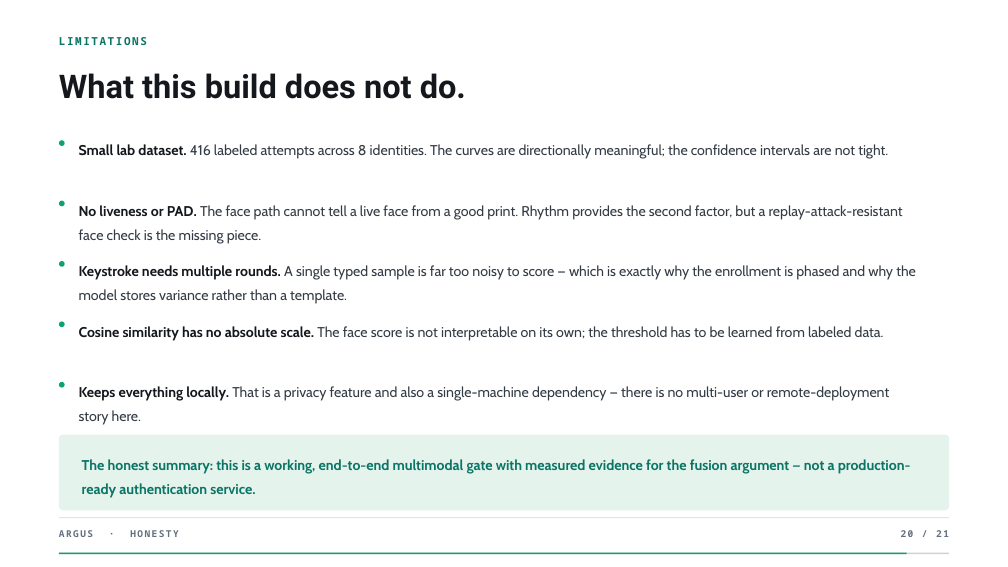
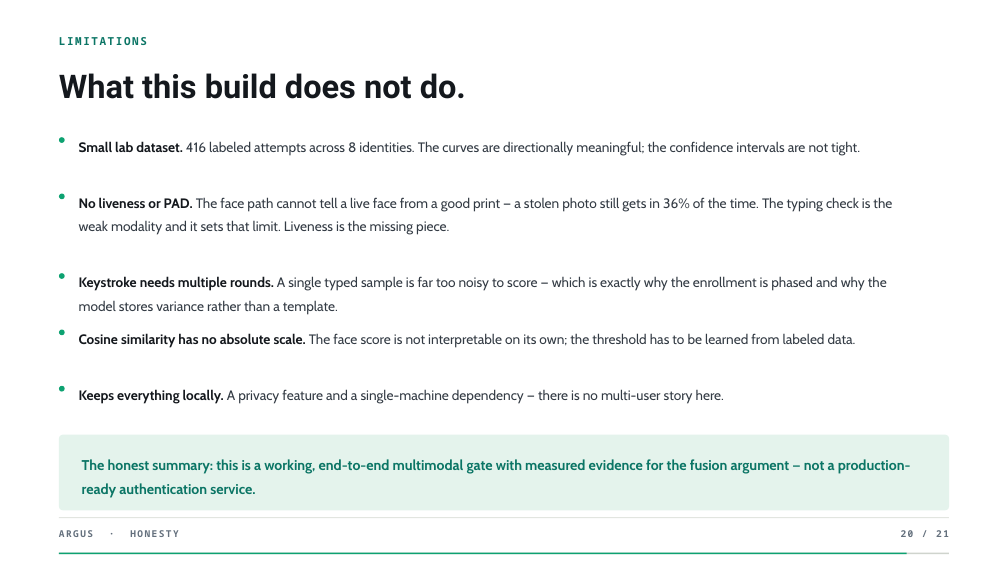
Before and after one commit to Harshit-3114/ARGUS, a slide deck: slide 20 of ARGUS-presentation.pptx. Drawn at 1008x567 pixels with LibreOffice and Linux fonts; fonts in the diff are those of the drawing; background and template pictures are left out. Boxes give left, top, right and bottom in pixels: in the first picture for what was removed or moved away, otherwise in the second. Text is boxed around its words. In the diff, an @@ line names an element or a change of style, - is before the commit and + after.

Commit message:
ARGUS - make the gate a real AND (photo attack 47% -> 36%)
A stolen photo of the victim was getting in 47% of the time, and the
evaluation page could not see it, because the headline false-accept rate
is measured against impostors who have BOTH factors wrong.

Root cause: a weighted sum is not an AND. With w_face = 0.6, an attacker
holding the victim's photo produces a face score near 0.99, which
contributes 0.6 * 0.99 = 0.594 of a 0.78 threshold by itself. Their
typing only has to supply the remaining 0.16 - and a third of impostor
rhythms do. The deck had been claiming "fusion is a weighted AND, neither
can be skipped" while the code did not do that.

Re-weighting cannot fix it. The bar the attacker's rhythm has to clear is
~0.538 at EVERY weighting from 0.45 to 0.60, because the threshold moves
in lockstep with the face term. Only a per-modality floor changes it.

Fix: the keystroke factor now carries a floor of its own.

    ACCEPT if fused >= 0.78 AND keystroke >= 0.53

KS_FLOOR = 0.53 sits just below the lowest keystroke score any genuine
attempt ever produced (0.5366), so by construction it rejects no genuine
login. Measured on the lab cohort:

    classic impostor FAR   0.00% -> 0.00%
    genuine FRR            0.00% -> 0.00%
    stolen photo           47.1% -> 35.7%
    stolen typing template  0.0% ->  0.0%

Also:
- evaluation.py now measures FAR/FRR under the REAL gate (both
  conditions), not the fused score alone, so the reported numbers match
  what the system actually does
- attacks.py derives the two single-factor attack populations from the
  stored galleries and typing templates, so the app reports its own
  attack surface; /evaluation shows them in plain language and in a
  technical table, with the floor line drawn on the distribution chart
- the threshold, the floor and both weights are runtime-tunable from the
  lab page
- 148 logged attempt decisions were re-scored to the shipped gate
  (they were recorded under the old 0.55 threshold)

The remaining 35.7% is the ceiling of this design, not an oversight: the
keystroke template only reaches AUC 0.883, so roughly a third of impostor
rhythms look genuine however the gate is tuned, and the floor cannot go
higher without rejecting real users. Closing it needs liveness or
presentation-attack detection on the face side, which is not built. The
README, the deck and the results page all say so in those words.

```diff
--- a/ARGUS-presentation.pptx
+++ b/ARGUS-presentation.pptx
@@ ellipse: place and size @@
-ellipse at [59, 200, 64, 206]
+ellipse at [59, 194, 64, 199]
@@ text at [79, 197, 892, 235]: text changed; size 13.5 to 13 pt @@
-No liveness or PAD. The face path cannot tell a live face from a good print. Rhythm provides the second factor, but a replay-attack-resistant face check is the missing piece.
+No liveness or PAD. The face path cannot tell a live face from a good print — a stolen photo still gets in 36% of the time. The typing check is the weak modality and it sets that limit. Liveness is the missing piece.
@@ size 13.5 to 13 pt in 3 elements at [79, 141, 860, 156], [79, 333, 856, 348], [79, 276, 887, 315] @@
@@ 2 texts, 2 ellipses: place and size @@
-2 texts, 2 ellipses at [59, 261, 916, 340]
+2 texts, 2 ellipses at [59, 273, 887, 348]
@@ ellipse: place and size @@
-ellipse at [59, 382, 64, 387]
+ellipse at [59, 386, 64, 391]
@@ text at [79, 389, 724, 404]: text changed; size 13.5 to 13 pt @@
-Keeps everything locally. That is a privacy feature and also a single-machine dependency — there is no multi-user or remote-deployment story here.
+Keeps everything locally. A privacy feature and a single-machine dependency — there is no multi-user story here.
```
Also in this commit, not shown: 2 other slides changed, 7 other files.
